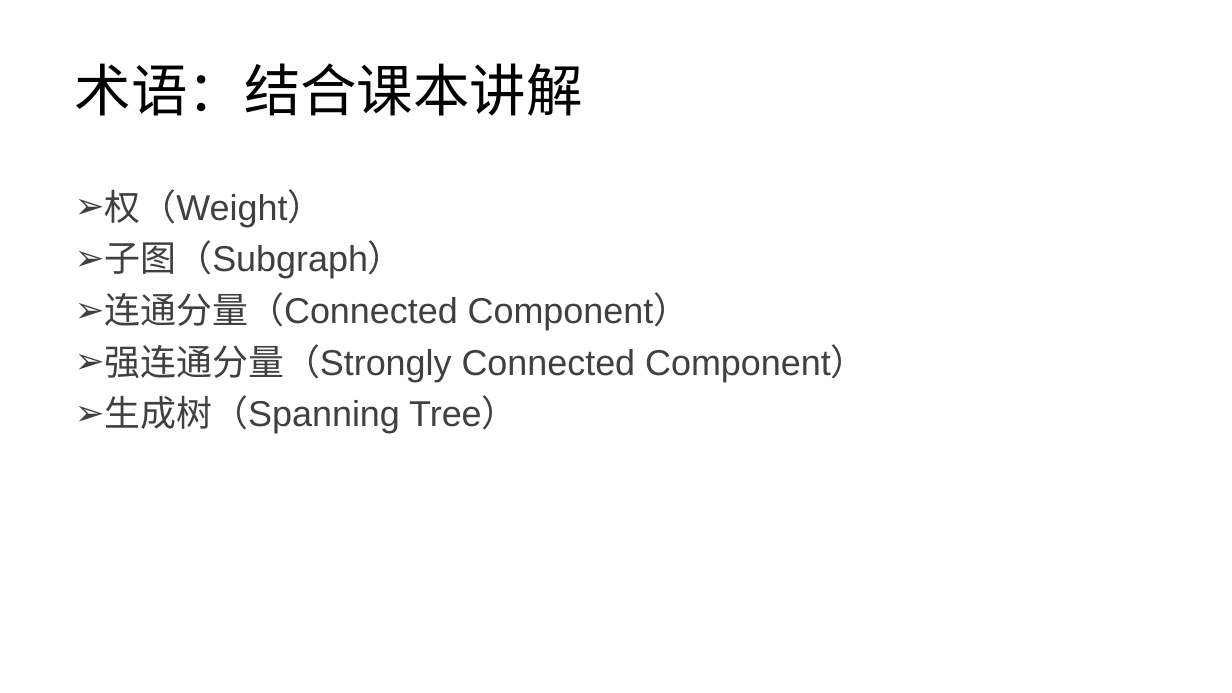
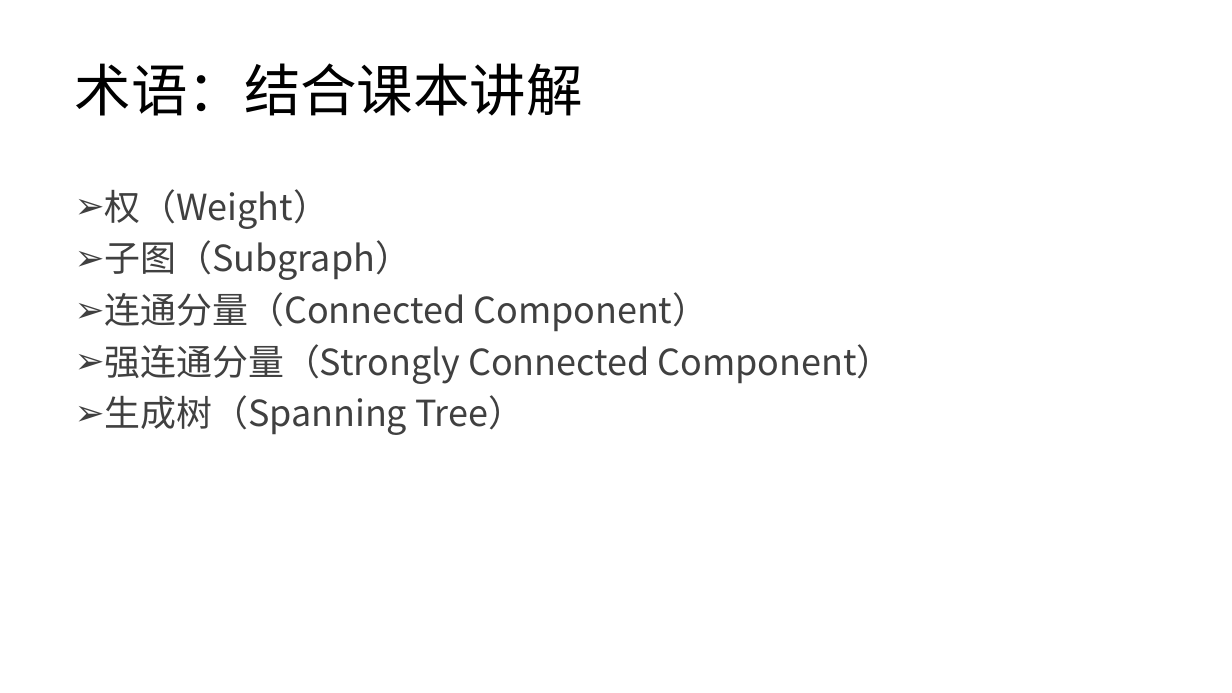
Before and after one commit to lezhang-thu/data-structure, a slide deck: slide 8 of graph/2022秋季-数据结构-第6章-图a.pptx. Drawn at 1232x693 pixels with LibreOffice and Linux fonts; fonts in the diff are those of the drawing. Boxes give left, top, right and bottom in pixels: in the first picture for what was removed or moved away, otherwise in the second. Text is boxed around its words. In the diff, an @@ line names an element or a change of style, - is before the commit and + after.

```diff
--- a/graph/2022秋季-数据结构-第6章-图a.pptx
+++ b/graph/2022秋季-数据结构-第6章-图a.pptx
@@ text "权（Weight）" at bbox=[105, 189, 893, 435]: font Arial to Noto Sans CJK SC @@
```
Also in this commit, not shown: 16 other slides changed, 1 slide added, 7 other files.
